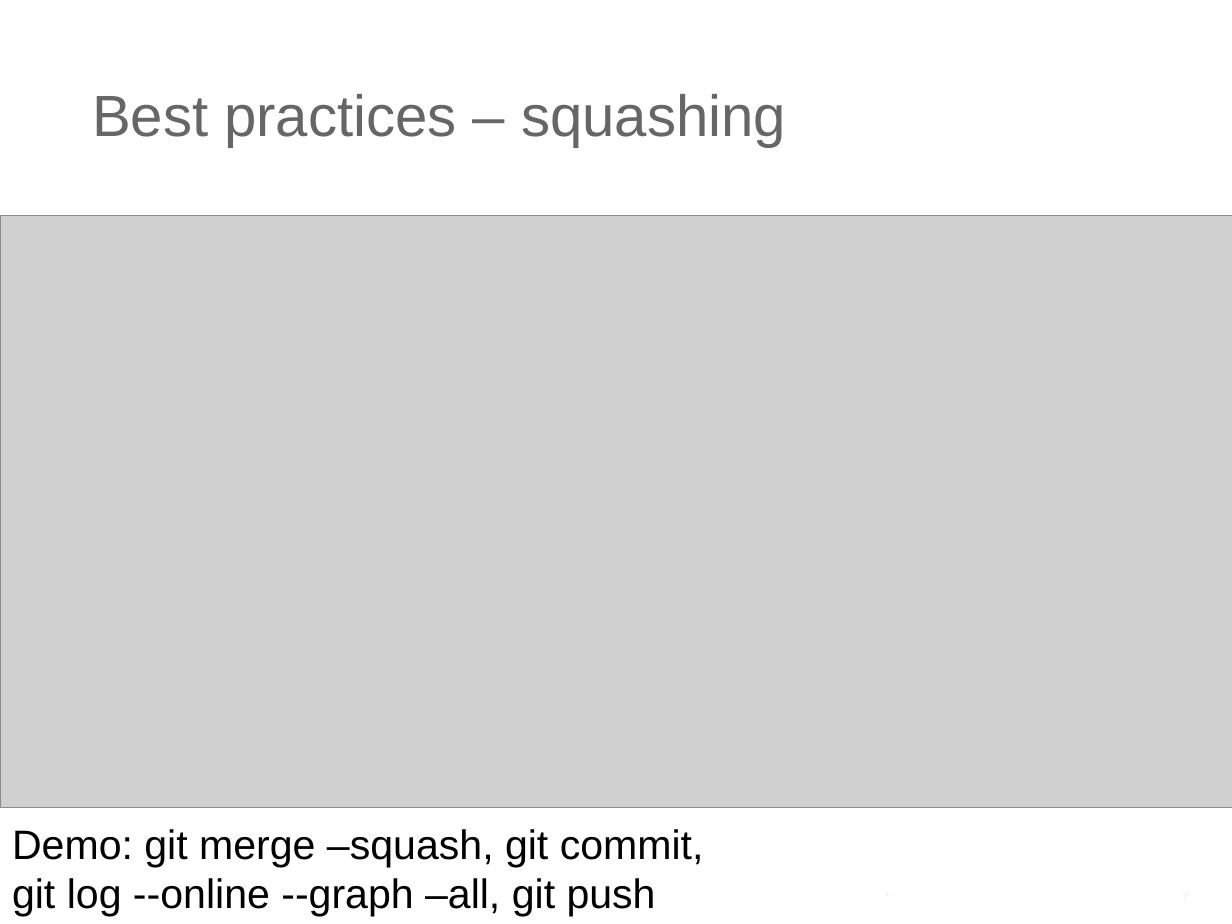
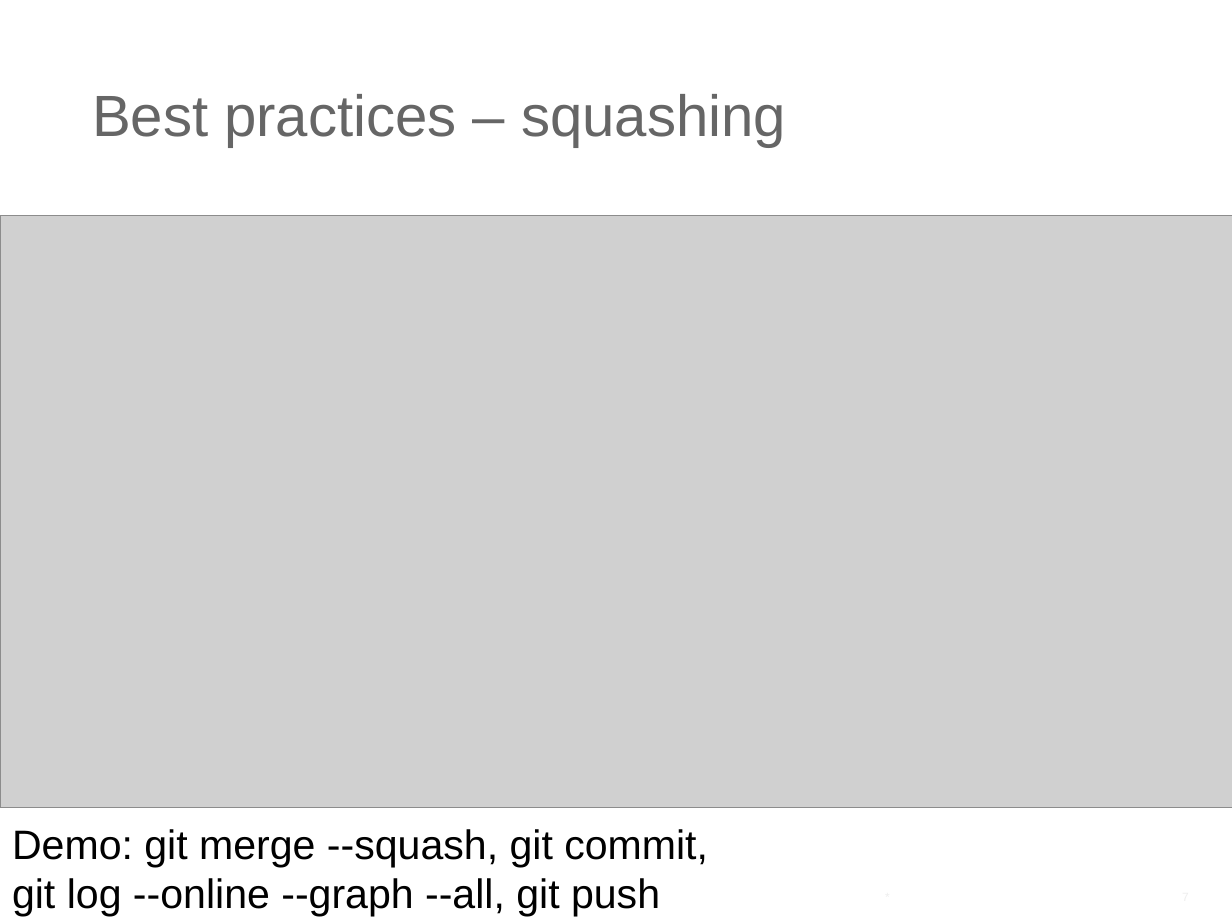
Before and after one commit to ilyaro/git_best_practices_ppt, a slide deck: slide 7 of Git_Best_Practices.pptx. Drawn at 1232x924 pixels with LibreOffice and Linux fonts; fonts in the diff are those of the drawing; grey boxes stand for pictures. Boxes give left, top, right and bottom in pixels: in the first picture for what was removed or moved away, otherwise in the second. Text is boxed around its words. In the diff, an @@ line names an element or a change of style, - is before the commit and + after.

Commit message:
Correcting to --, moving tag slide forward

```diff
--- a/Git_Best_Practices.pptx
+++ b/Git_Best_Practices.pptx
@@ text at (12,829,708,916): text changed @@
-Demo: git merge –squash, git commit,
-git log --online --graph –all, git push
+Demo: git merge --squash, git commit,
+git log --online --graph --all, git push
```
Also in this commit, not shown: 1 other file.
